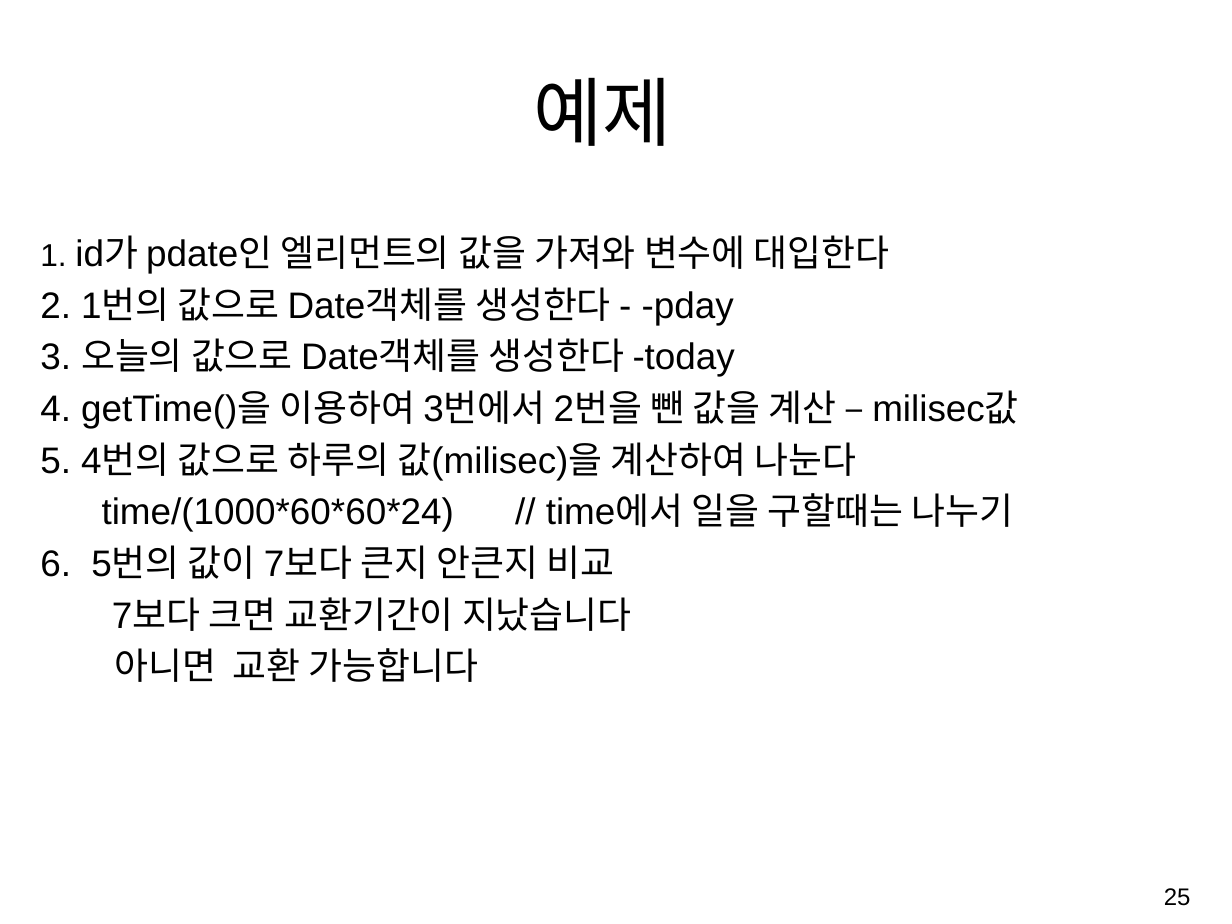
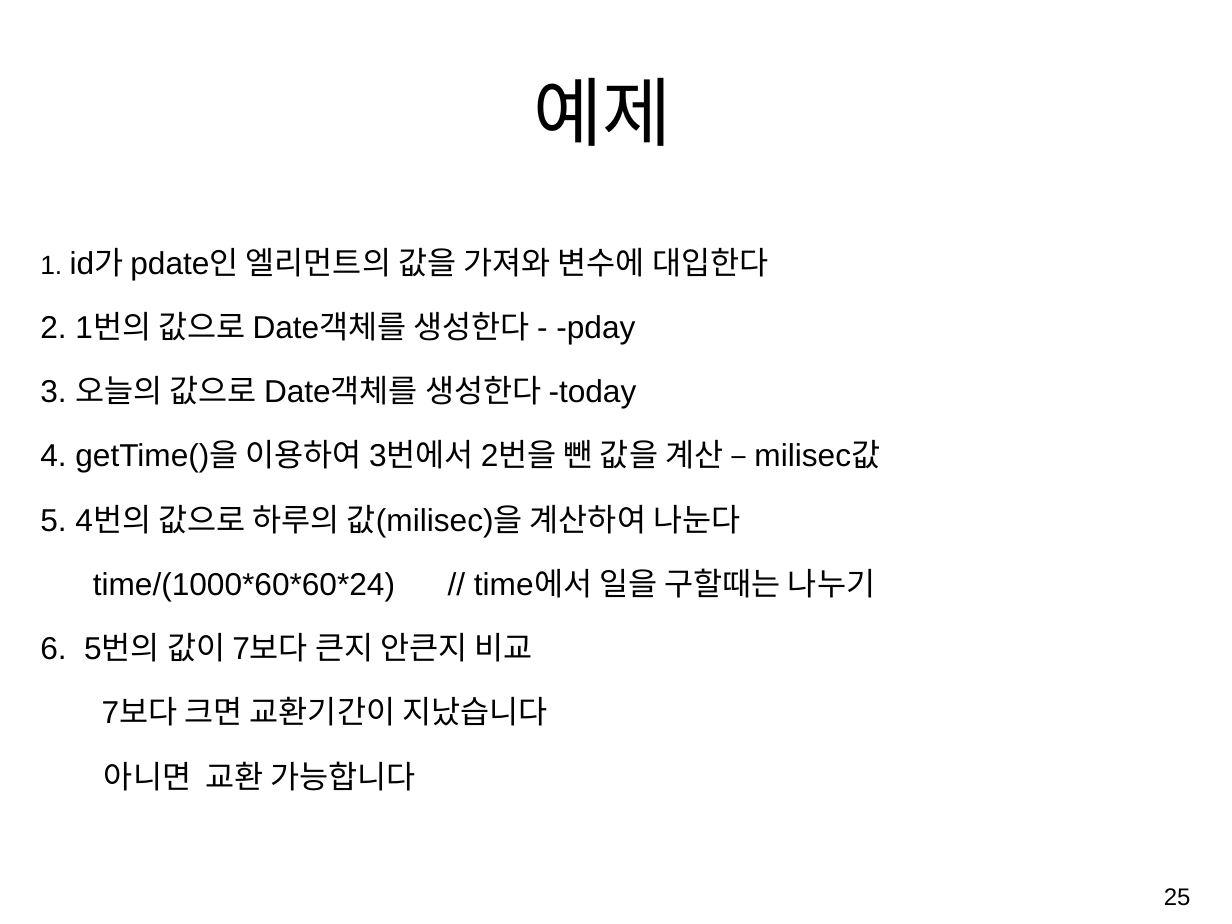
Before and after one commit to ParkGMo/D.W.-class-file, a slide deck: slide 25 of 수업자료_GM/9. 스크립트객체.pptx. Drawn at 1232x924 pixels with LibreOffice and Linux fonts; fonts in the diff are those of the drawing. Boxes give left, top, right and bottom in pixels: in the first picture for what was removed or moved away, otherwise in the second. Text is boxed around its words. In the diff, an @@ line names an element or a change of style, - is before the commit and + after.

```diff
--- a/수업자료_GM/9. 스크립트객체.pptx
+++ b/수업자료_GM/9. 스크립트객체.pptx
@@ text "1. id가 pdate인 엘리먼트의 값을 ..." at [40, 248, 880, 791]: size 24 to 20 pt in "1."; size 28 to 24 pt; line spacing 1 to 1.5 @@
```
Also in this commit, not shown: 3 other slides changed, 2 other files.
